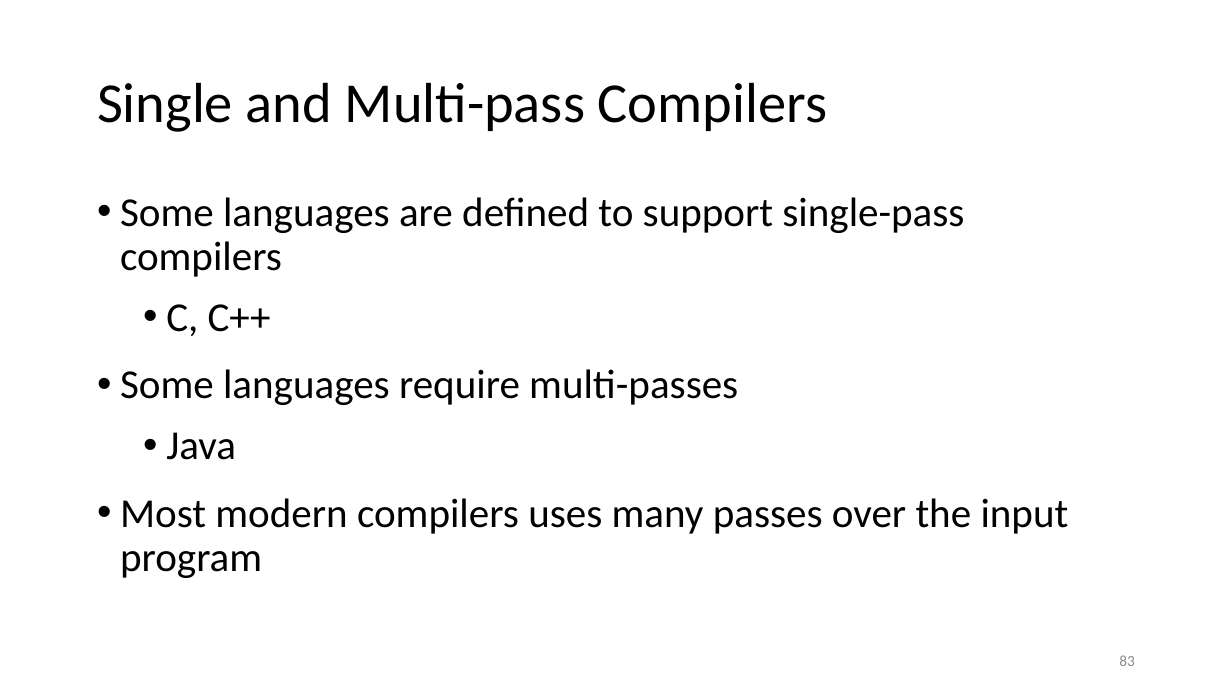
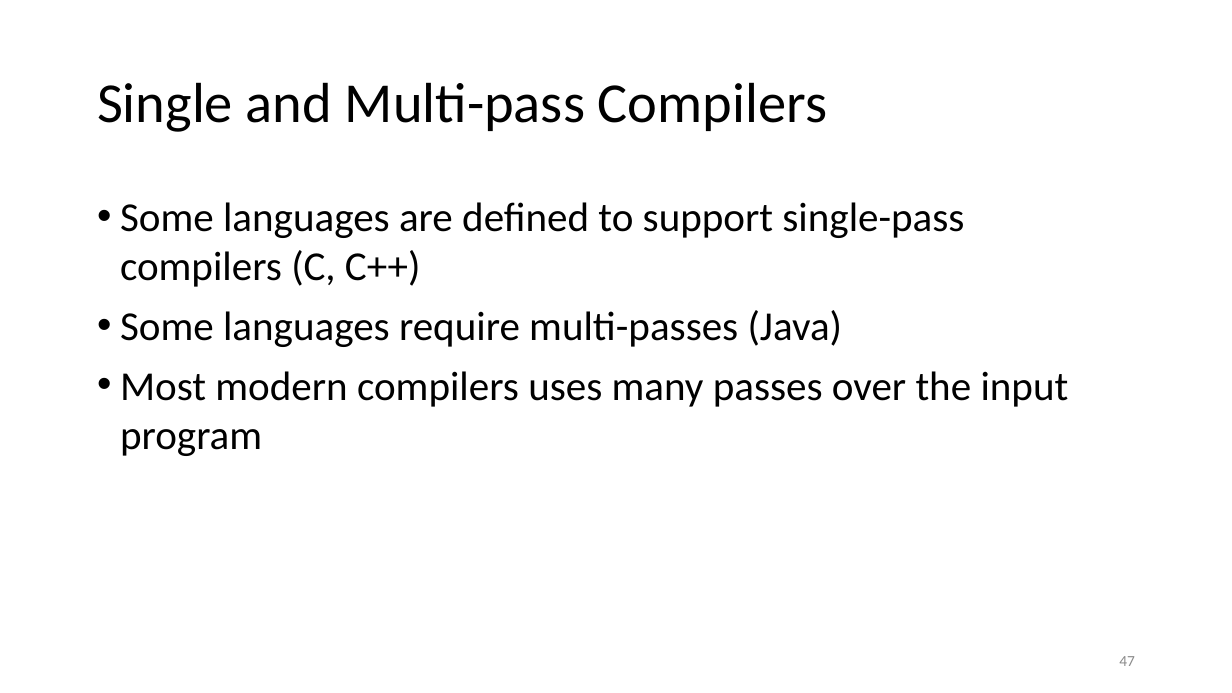
Before and after one commit to anoopsarkar/compilers-class, a slide deck: slide 47 of assets/ppt/semantics/sem1-scoping.pptx (slide 83 before the commit). Drawn at 1232x693 pixels with LibreOffice and Linux fonts; fonts in the diff are those of the drawing. Boxes give left, top, right and bottom in pixels: in the first picture for what was removed or moved away, otherwise in the second. Text is boxed around its words. In the diff, an @@ line names an element or a change of style, - is before the commit and + after.

```diff
--- a/assets/ppt/semantics/sem1-scoping.pptx
+++ b/assets/ppt/semantics/sem1-scoping.pptx
@@ text at (120, 202, 964, 347): text changed @@
-• Some languages are defined to support single-pass compilers
-  • C, C++
-• Some languages require multi-passes
-  • Java
+• Some languages are defined to support single-pass compilers (C, C++)
+• Some languages require multi-passes (Java)
@@ text at (120, 371, 1069, 456): line spacing 0.9 to 1; less space between paragraphs @@
@@ page number at (1119, 656, 1135, 666): text changed @@
-83
+47
```
Also in this commit, not shown: 34 other slides changed, 2 slides added, 37 slides removed, 4 other files.
